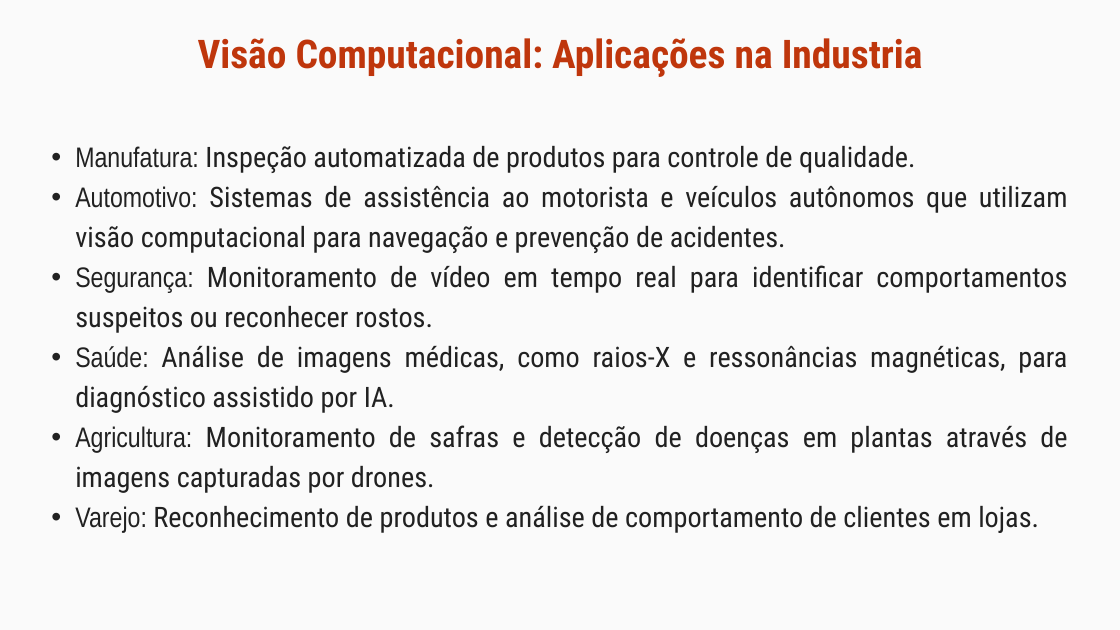
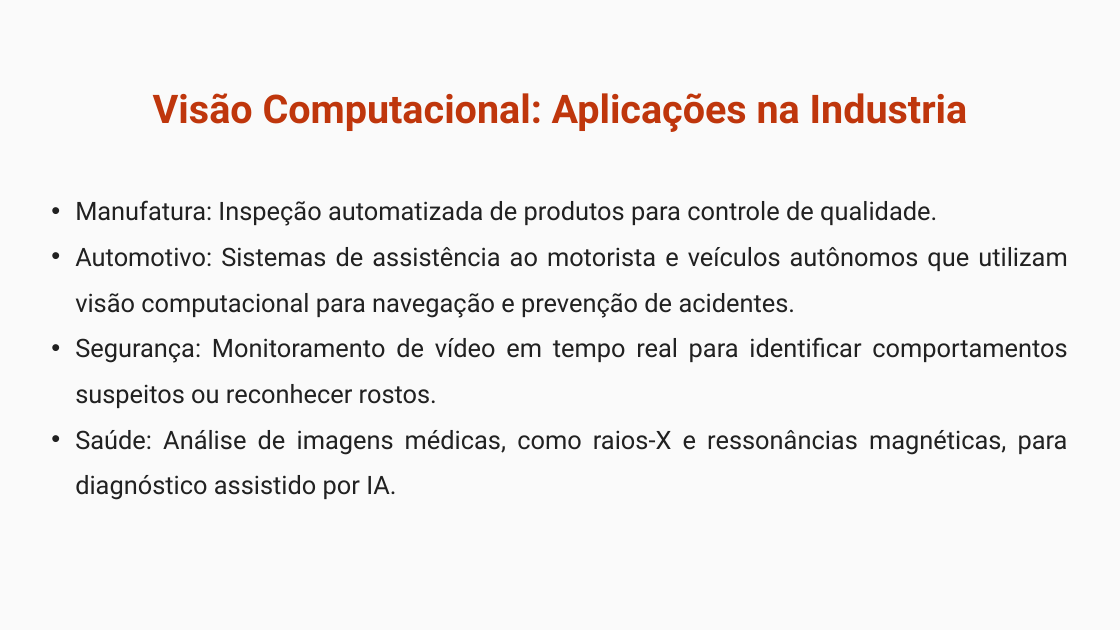
Before and after one commit to maurizioprizzi/finding_lanes, a slide deck: slide 6 of computer_vision_encounter_01.odp (slide 4 before the commit). Drawn at 1120x630 pixels with LibreOffice and Linux fonts; fonts in the diff are those of the drawing. Boxes give left, top, right and bottom in pixels: in the first picture for what was removed or moved away, otherwise in the second. Text is boxed around its words. In the diff, an @@ line names an element or a change of style, - is before the commit and + after.

```diff
--- a/computer_vision_encounter_01.odp
+++ b/computer_vision_encounter_01.odp
@@ title "Visão Computacional: Aplicações na Industria": place and size @@
-title "Visão Computacional: Aplicações na Industria" at <box>198,38,923,77</box>
+title "Visão Computacional: Aplicações na Industria" at <box>153,93,968,132</box>
@@ title "Visão Computacional: Aplicações na Industria" at <box>153,93,968,132</box>: font Roboto Condensed to Roboto @@
@@ subtitle "Manufatura: Inspeção automatizada de produtos ...": place and size @@
-subtitle "Manufatura: Inspeção automatizada de produtos ..." at <box>75,146,1068,533</box>
+subtitle "Manufatura: Inspeção automatizada de produtos ..." at <box>75,200,1068,500</box>
@@ subtitle "Manufatura: Inspeção automatizada de produtos ..." at <box>75,200,1068,500</box>: size 20 to 18 pt, font Roboto Condensed to Roboto; font Arial Narrow to Roboto in "Manufatura:", "Automotivo:", "Segurança:", "Saúde:"; line spacing 28.4pt to 1.5 @@
@@ subtitle at <box>75,425,1067,533</box>: paragraphs removed @@
-• Agricultura: Monitoramento de safras e detecção de doenças em plantas através de imagens capturadas por drones.
-• Varejo: Reconhecimento de produtos e análise de comportamento de clientes em lojas.
```
Also in this commit, not shown: 31 other slides changed, 10 slides added, 11 other files.
